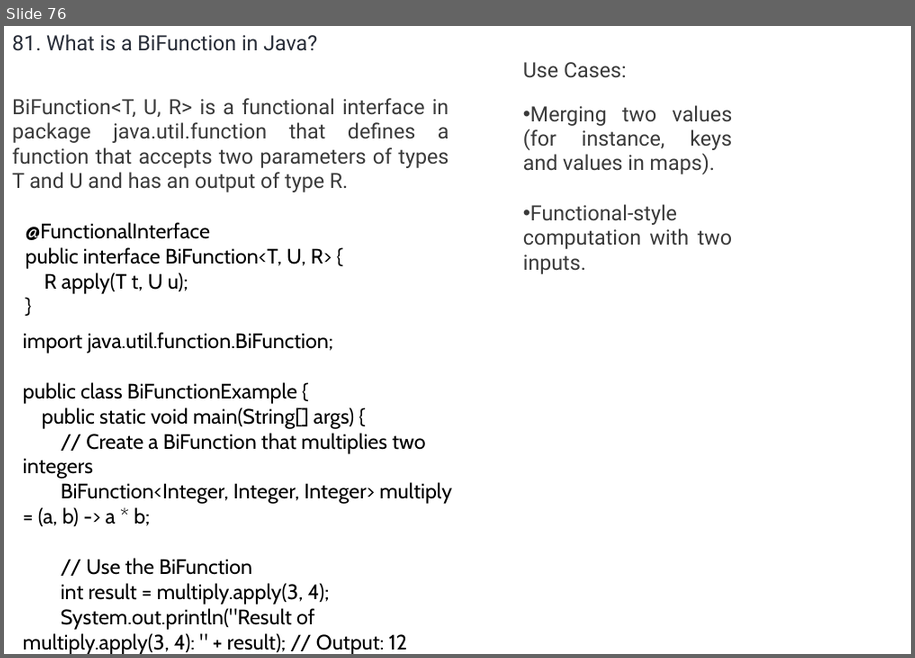
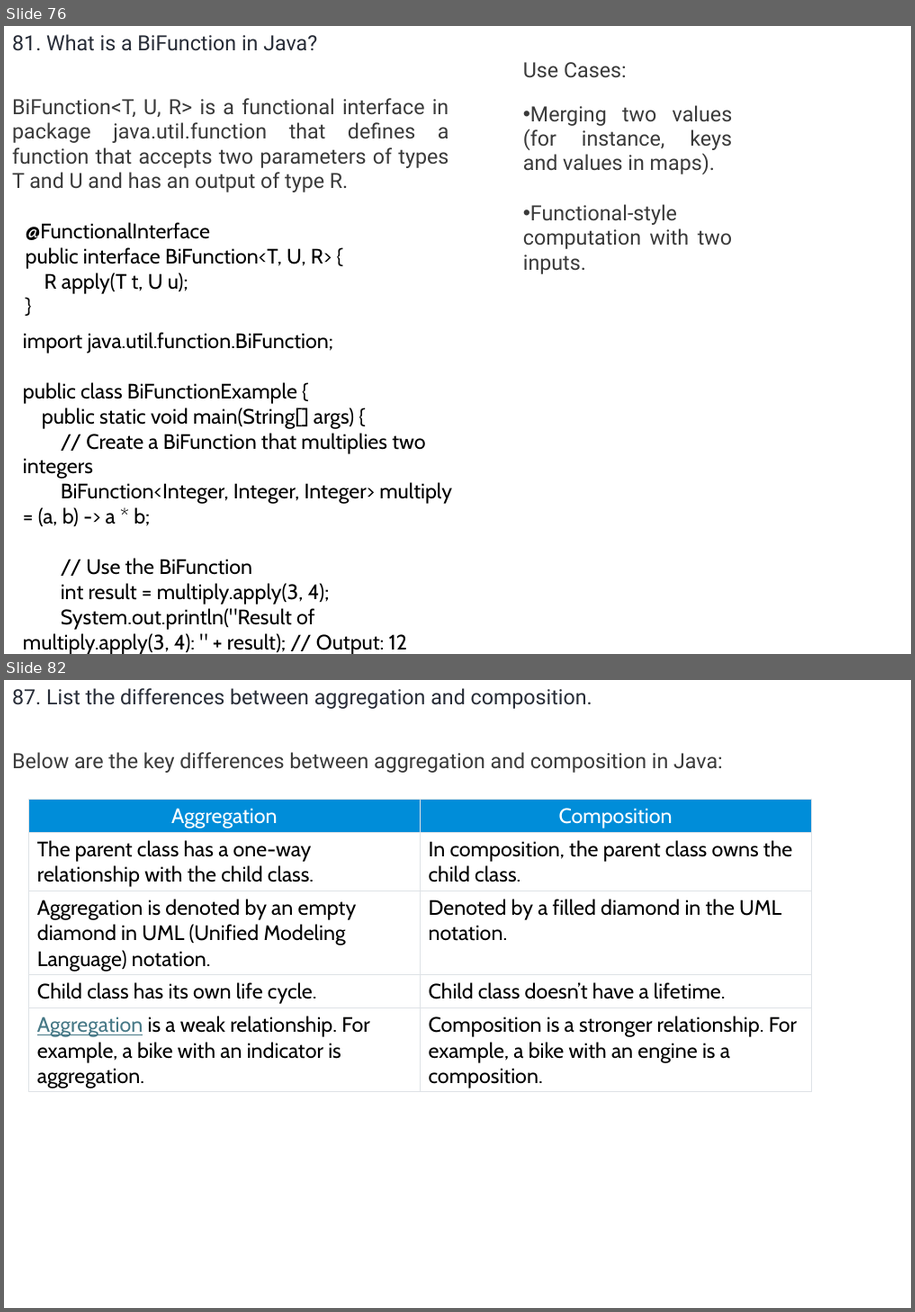
Before and after one commit to umalavanya/FullStackDevelopement_JavaSpring_SQL_ReactProjects, a slide deck: UmaTeachingMaterial/Java/Java-Interview-QA-Intellipaat.pptx. Shown one above the other, each under a label of ours: slide 76 before the commit, slides 76 and 82 after it; the slides between them are not shown. The pictures are 915x658 and 915x1312 pixels, drawn with LibreOffice and Linux fonts; fonts in the diff are those of the drawing. Boxes give left, top, right and bottom in pixels: in the first picture for what was removed or moved away, otherwise in the second. Text is boxed around its words. In the diff, an @@ line names an element or a change of style, - is before the commit and + after.

```diff
--- a/UmaTeachingMaterial/Java/Java-Interview-QA-Intellipaat.pptx
+++ b/UmaTeachingMaterial/Java/Java-Interview-QA-Intellipaat.pptx
@@ slide 82 added at [4, 680, 911, 1308], background #FFFFFF @@
@@ text added at [12, 688, 723, 773], 18 pt, text #3A3A3A @@
+87. List the differences between aggregation and composition.
+Below are the key differences between aggregation and composition in Java:
@@ table added at [29, 799, 811, 1092], 5 rows, 2 columns @@
+Aggregation | Composition
+The parent class has a one-way relationship with the child class. | In composition, the parent class owns the child class.
+Aggregation is denoted by an empty diamond in UML (Unified Modeling Language) notation. | Denoted by a filled diamond in the UML notation.
+Child class has its own life cycle. | Child class doesn’t have a lifetime.
+Aggregation is a weak relationship. For example, a bike with an indicator is aggregation. | Composition is a stronger relationship. For example, a bike with an engine is a composition.
```
Also in this commit, not shown: 1 slide changed, 25 other slides added, 26 slides removed.
